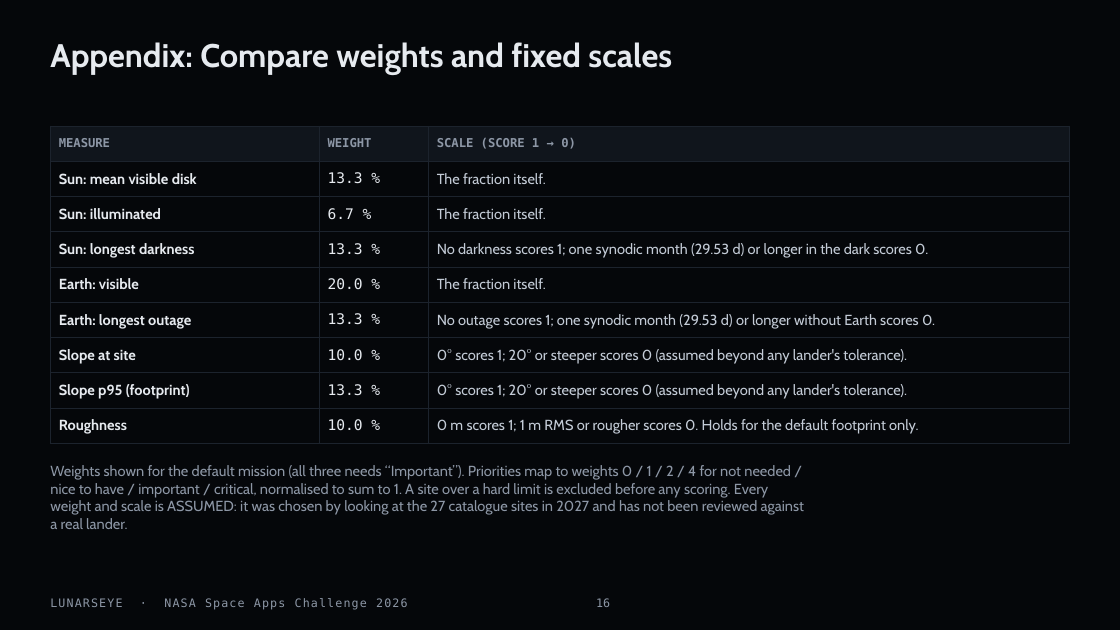
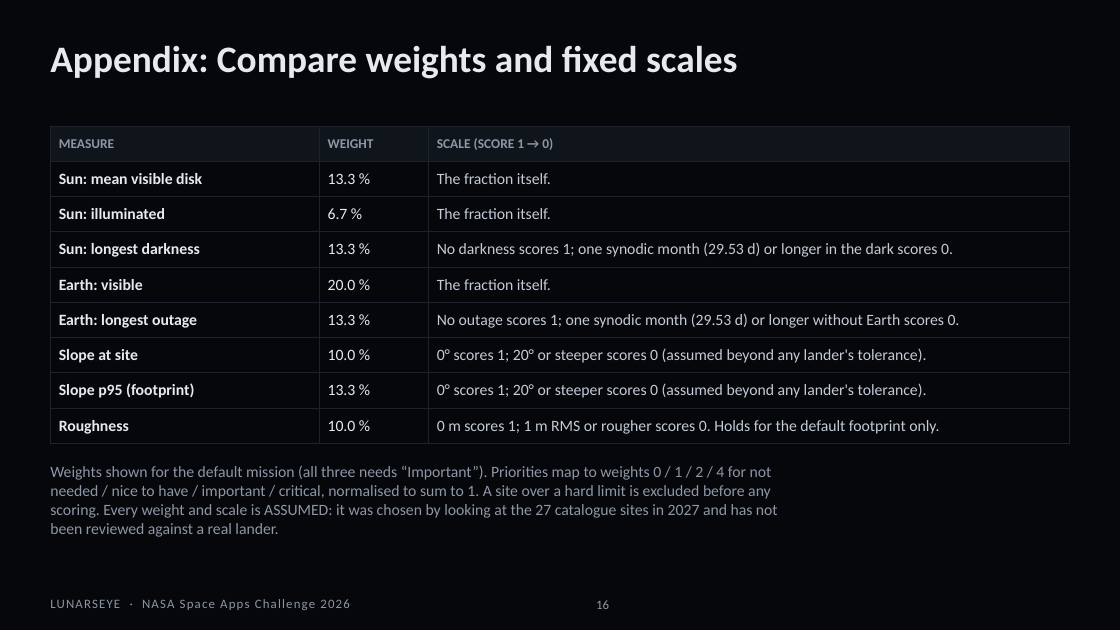
Before and after one commit to 5764678/LUNARSEYE, a slide deck: slide 16 of submission/LUNARSEYE_deck.pptx. Drawn at 1120x630 pixels with LibreOffice and Linux fonts; fonts in the diff are those of the drawing. Boxes give left, top, right and bottom in pixels: in the first picture for what was removed or moved away, otherwise in the second. Text is boxed around its words. In the diff, an @@ line names an element or a change of style, - is before the commit and + after.

```diff
--- a/submission/LUNARSEYE_deck.pptx
+++ b/submission/LUNARSEYE_deck.pptx
@@ title "Appendix: Compare weights and fixed ..." at (x1=50, y1=45, x2=738, y2=79): size 28 to 32 pt, font Cabin to Calibri @@
@@ table at (x1=50, y1=126, x2=1070, y2=438) @@
@@ size 10.5 to 11.5 pt in "MEASURE", "WEIGHT", "SCALE (SCORE 1 → 0)" @@
@@ font DejaVu Sans Mono to Calibri in "MEASURE", "WEIGHT", "SCALE (SCORE 1 → 0)", "13.3 %" and 7 more places @@
@@ size 12.5 to 13.5 pt @@
@@ font Cabin to Calibri in "Sun: mean visible disk", "The fraction itself.", "Sun: illuminated", "The fraction itself." and 12 more places @@
@@ text "Weights shown for the default ..." at (x1=50, y1=465, x2=778, y2=537): size 12.5 to 13.5 pt, font Cabin to Calibri @@
@@ text "LUNARSEYE · NASA Space Apps ..." at (x1=50, y1=599, x2=350, y2=610): size 10 to 11 pt, font DejaVu Sans Mono to Calibri @@
@@ page number at (x1=596, y1=600, x2=609, y2=609): size 10 to 11 pt, font DejaVu Sans Mono to Calibri @@
```
Also in this commit, not shown: 17 other slides changed, 43 other files.
